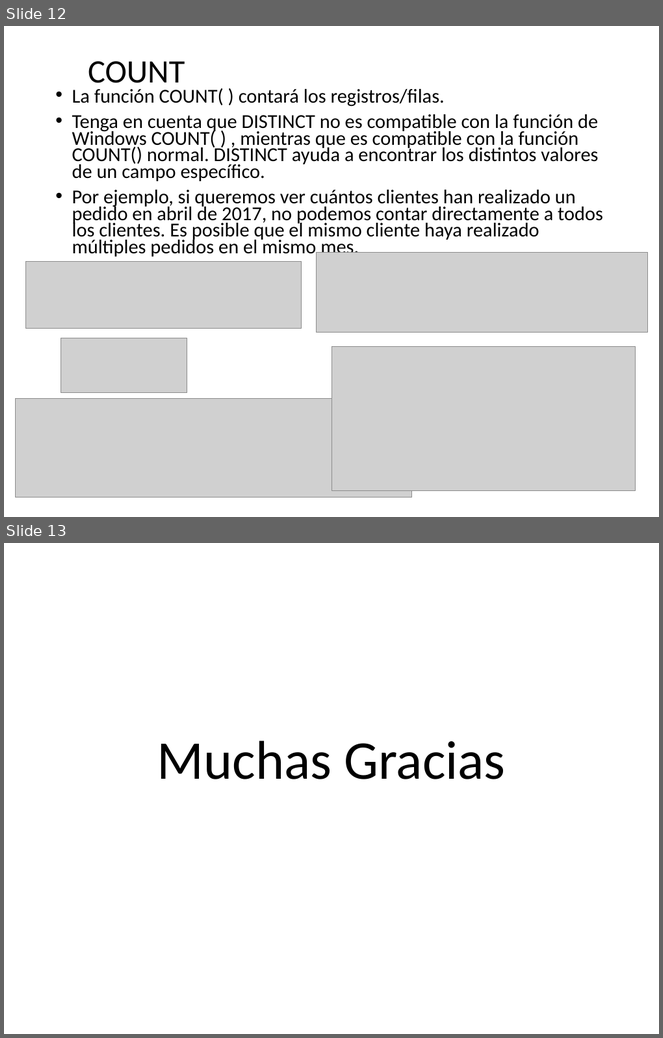
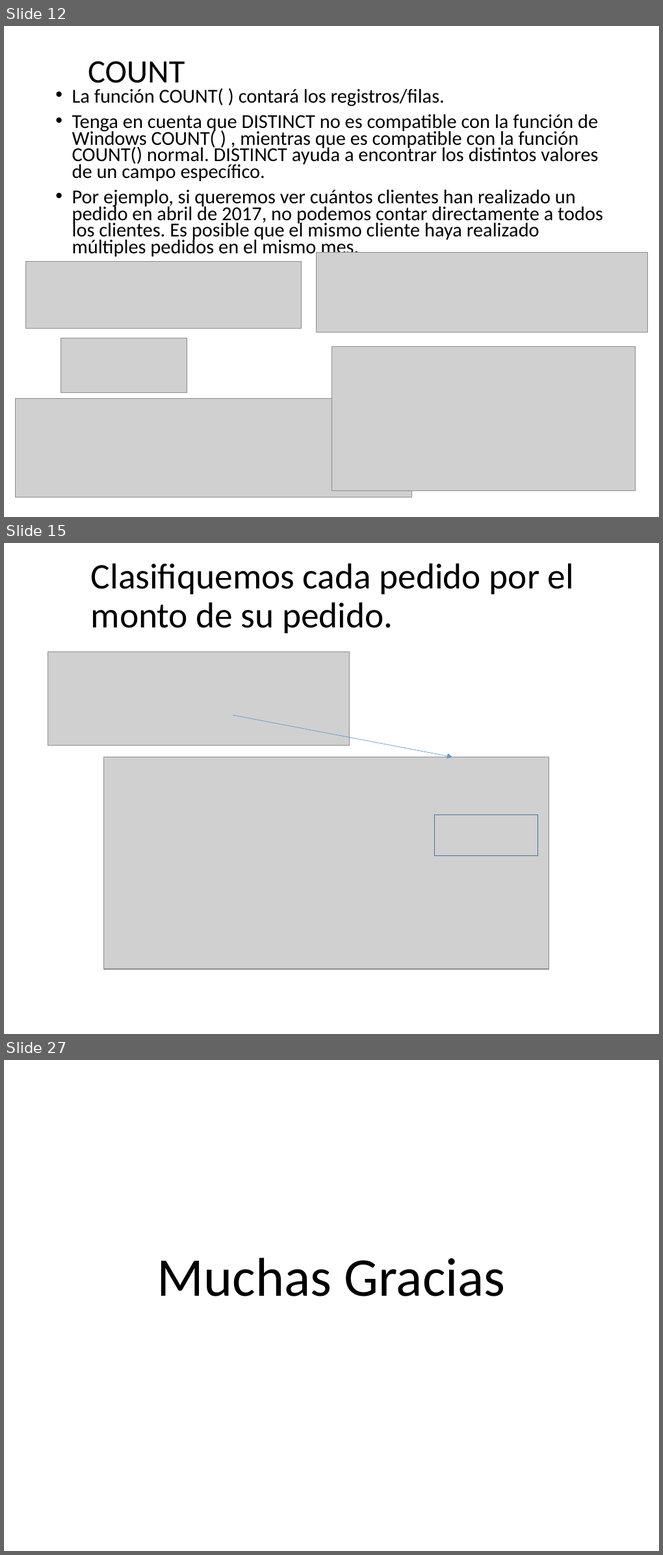
Before and after one commit to debsdaniel/expertodba2021, a slide deck: Presentaciones/Semana 8 - Windows Function.pptx. Shown one above the other, each under a label of ours: slides 12 and 13 before the commit, slides 12, 15 and 27 after it; the slides between them are not shown. The pictures are 663x1038 and 663x1555 pixels, drawn with LibreOffice and Linux fonts; fonts in the diff are those of the drawing; grey boxes stand for pictures; background and template pictures are left out. Boxes give left, top, right and bottom in pixels: in the first picture for what was removed or moved away, otherwise in the second. Text is boxed around its words. In the diff, an @@ line names an element or a change of style, - is before the commit and + after.

```diff
--- a/Presentaciones/Semana 8 - Windows Function.pptx
+++ b/Presentaciones/Semana 8 - Windows Function.pptx
@@ slide 15 added at bbox=[4, 543, 659, 1034], background picture (left out) @@
@@ title added at bbox=[91, 563, 574, 633], 39.6 pt, text #000000 @@
+Clasifiquemos cada pedido por el monto de su pedido.
@@ picture added at bbox=[48, 652, 349, 745] @@
@@ arrow added from (233, 715) to (452, 757), #5B9BD5 0.5 pt @@
@@ picture added at bbox=[103, 757, 549, 969] @@
@@ rectangle added at bbox=[434, 815, 538, 856], outline #43739E 1 pt @@
@@ what was slide 13 is now slide 27 @@
```
Also in this commit, not shown: 13 other slides added.
